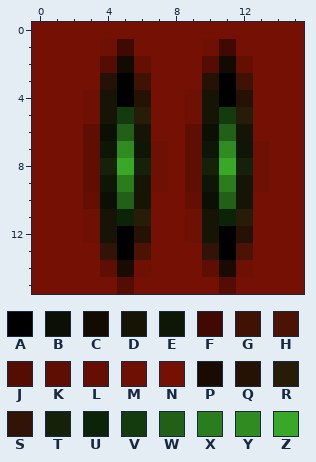
Pixel-art sprite, stored at factions/emprank7.png. This is how it looked before the edit.
The file is 16x16 pixels. Colours within 5 levels of each other are drawn and written as one.
Palette (. is transparent): A #000000  B #0c1004  C #120b02  D #151405  E #0e1605  F #400902  G #401204  H #4b1304  J #550c03  K #5f0e03  L #650f03  M #6e1004  N #741104  P #1a0b02  Q #261204  R #261c07  S #311405  T #152108  U #0c2308  V #143b0e  W #216016  X #2a7c1d  Y #308c21  Z #3aa827
Once edited:
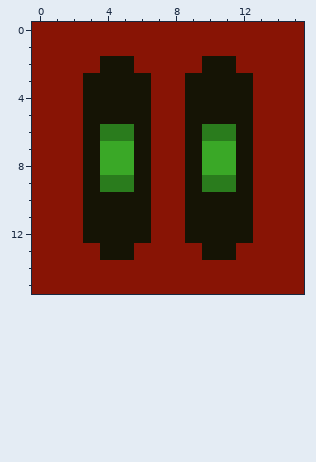
Difference:
colour N: #741104 -> #881405
Changed rows in their new state; - is a pixel that keeps its letter.
first column x 3:
 1 -NN----NN--
 2 -DDN---DDN-
 3 DDDD--DDDD-
 4 D-DD--D-DD-
 5 D-DD--D-DD-
 6 DXX---DXX--
 7 DZZDN-DZZDN
 8 DZ-DN-DZ-DN
 9 DX--N-DX--N
10 DDD---DDD--
11 D-DD--D-DD-
12 D-DD--D-DD-
13 -DDN---DDN-
14 -NNN---NNN-
15 --N-----N--
Changed places in both pictures, as pixel boxes (x1, y1, x2, y2):
changed: (32, 22, 304, 294)
